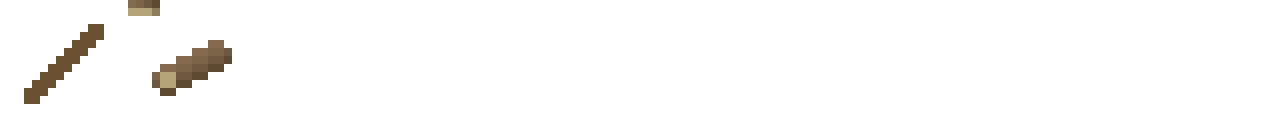
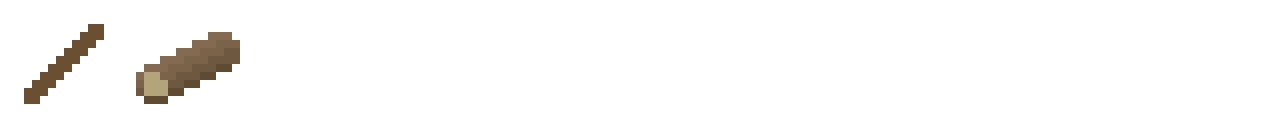
Comparing the layer stacks of the two (1280, 128) images. Changes:
painted on "Plank" over [128,0,240,104]
